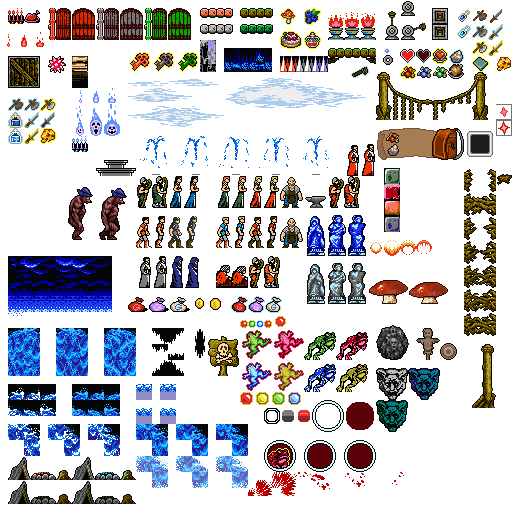
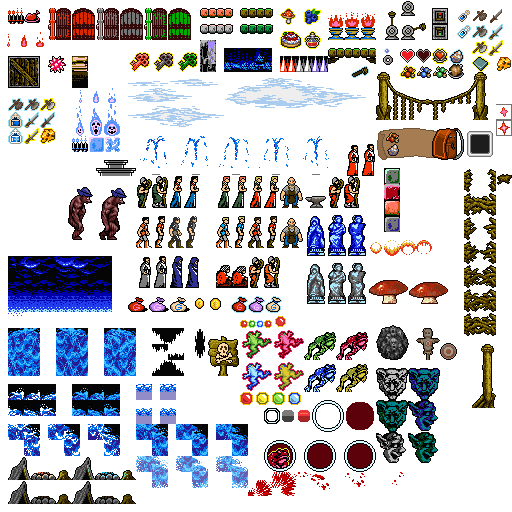
Two versions of the same layered image (512 x 512). Layer-by-layer changes:
added layer "GhostWall" (85%) above "Bullets Big" over (89, 137, 120, 152)
renamed "Shooting Masks" to "Masks", painted on it over (376, 400, 438, 463)
